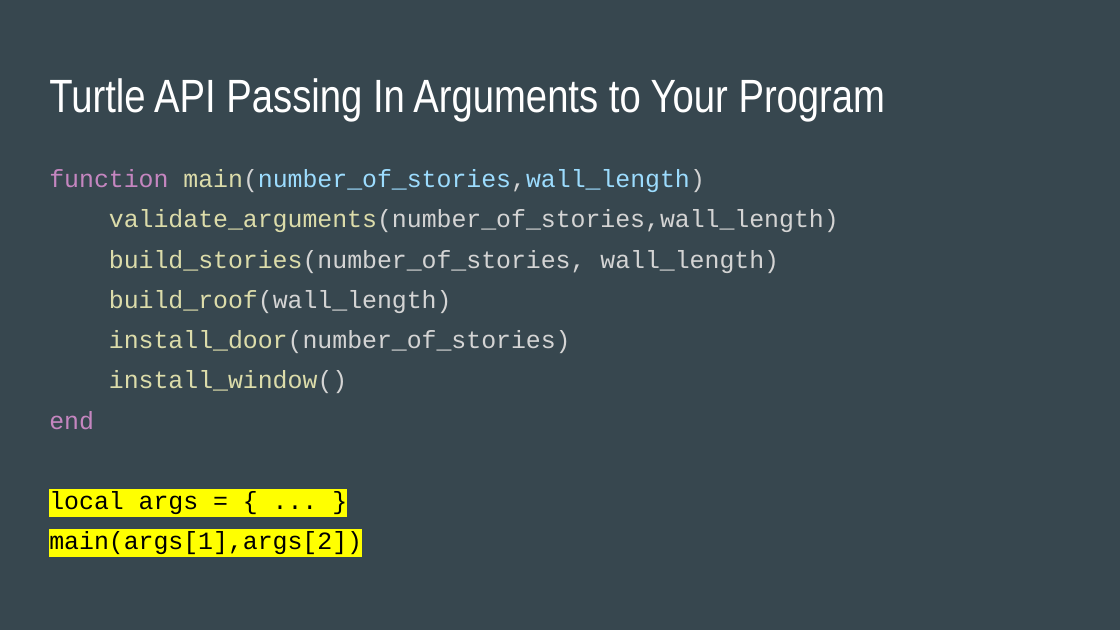
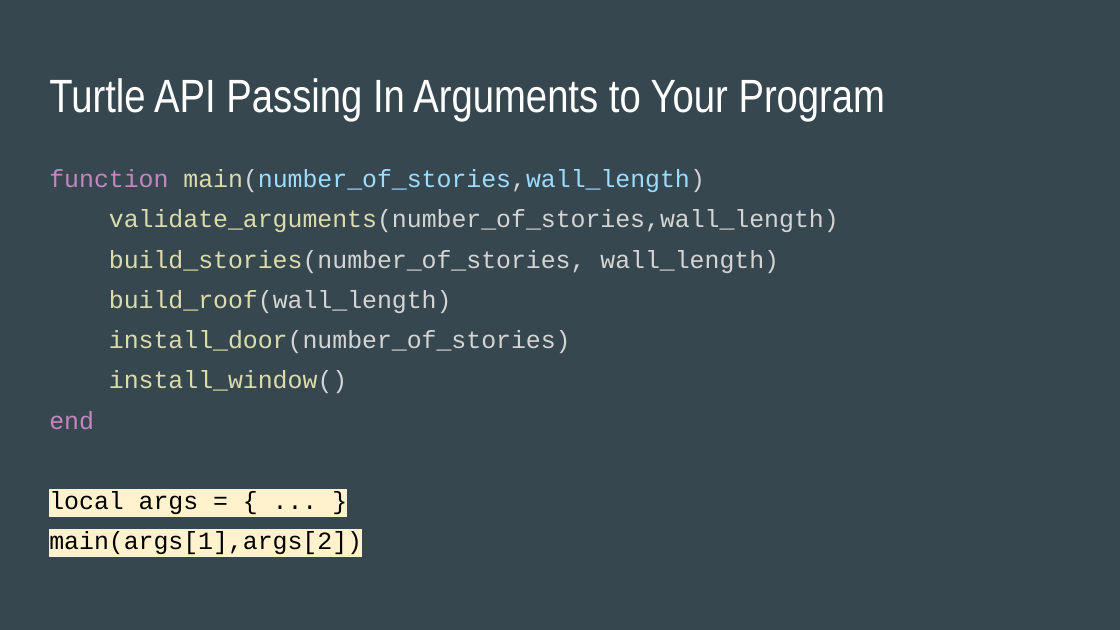
Before and after one commit to RebeccaVonRuden/ThatConference-2017, a slide deck: slide 17 of MinecraftComputerCraftLua2017.pptx. Drawn at 1120x630 pixels with LibreOffice and Linux fonts; fonts in the diff are those of the drawing. Boxes give left, top, right and bottom in pixels: in the first picture for what was removed or moved away, otherwise in the second. Text is boxed around its words. In the diff, an @@ line names an element or a change of style, - is before the commit and + after.

```diff
--- a/MinecraftComputerCraftLua2017.pptx
+++ b/MinecraftComputerCraftLua2017.pptx
@@ text at bbox=[49, 491, 362, 554]: highlight #FFFF00 to #FFF2CC in "local args = { ... }", "main(args[1],args[2])" @@
```
Also in this commit, not shown: 2 other slides changed, 1 other file.
